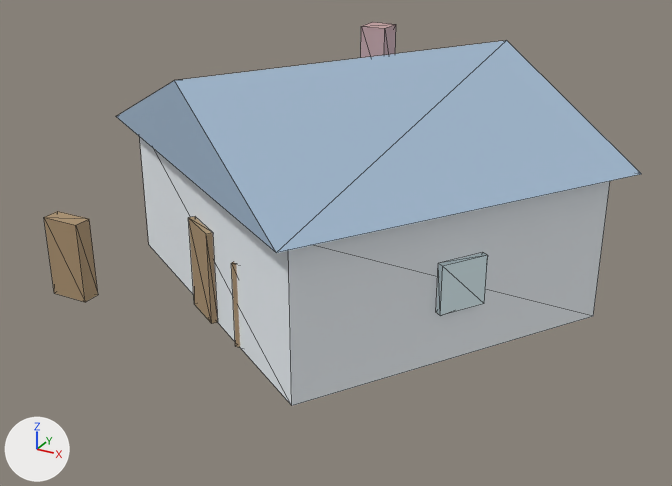
A saved change to the glTF model village/house_athena.glb.
One viewpoint serves both versions: a camera (50 mm lens) standing at (8.86, -16.93, 9.23) and looking at (-0.08, -0.67, 1.1). Arrows for +X, +Y and +Z are at lower left; the lights stay in place. The picture after the commit comes second. Mesh edges are drawn as thin lines. Where no turn or scale is listed for an object, it has been applied to the vertices.

Names of what the first picture shows: 'athena_atap.001', 'athena_cerobong.001', 'athena_dinding.001', 'athena_jendela_-1.001', 'athena_pintu.001', 'athena_rak_kanan.001', 'athena_rak_kiri.001'.
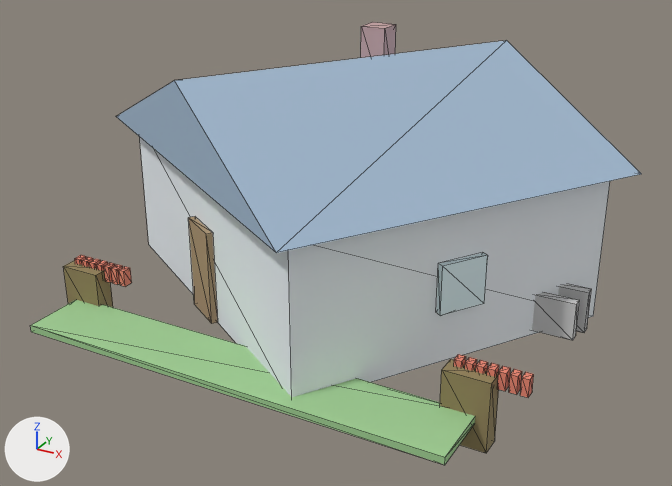
The edits, one by one:
Material 'rak' (mat_rak) changes colour from beige #ad9371 to yellow #93835a; in linear values from (0.416, 0.29, 0.165) to (0.29, 0.227, 0.102).
Material 'rumput' (mat_rumput) is new.
Its base color is (0.353, 0.62, 0.29) (green #a0ce93).
Its roughness is 0.85.
Material 'batu' (mat_batu) is new.
Its base color is (0.604, 0.604, 0.604) (light grey #cccccc).
Its roughness is 0.85.
Mesh me_cube_704 is new.
It is a box spanning x -4.5..4.5, y -0.7..0.7, z -0.08..0.08.
It uses material mat_rumput (green #a0ce93).
Mesh me_cube_703 is new.
It is a box spanning x -0.5..0.5, y -0.1..0.1, z -0.4..0.4.
It uses material mat_batu (light grey #cccccc).
Mesh me_cube_702 is new.
It is a box spanning x -0.6..0.6, y -0.1..0.1, z -0.45..0.45.
It uses material mat_batu (light grey #cccccc).
Mesh me_cube_700 is new.
It is a box spanning x -0.07..0.07, y -0.1..0.1, z -0.175..0.175.
It uses material mat_buku_d43d2a (red #eb8671).
Mesh me_cube_693 is new.
It is a box spanning x -0.45..0.45, y -0.2..0.2, z -0.7..0.7.
It uses material mat_rak (yellow #93835a).
Object 'athena_rak_kiri.001' (ob_athena_rak_kiri_001) is deleted.
Object 'athena_rak_kanan.001' (ob_athena_rak_kanan_001) is deleted.
Object 'athena_rumput.001' (ob_athena_rumput_001) is new; it shows me_cube_704.
Its location is (0.0, -4.7, 0.1).
Object 'athena_bangku_depan.001' (ob_athena_bangku_depan_001) is new; it shows me_cube_703.
Its location is (4.7, -0.5, 0.5).
Object 'athena_bangku.001' (ob_athena_bangku_001) is new; it shows me_cube_702.
Its location is (4.7, 0.0, 0.5).
Object 'athena_buku16.001' (ob_athena_buku16_001) is new; it shows me_cube_700.
Its location is (5.25, -3.78, 0.85).
Object 'athena_buku15.001' (ob_athena_buku15_001) is new; it shows a copy of me_cube_700.
Its location is (5.05, -3.78, 0.85).
Object 'athena_buku14.001' (ob_athena_buku14_001) is new; it shows a copy of me_cube_700.
Its location is (4.85, -3.78, 0.85).
Object 'athena_buku13.001' (ob_athena_buku13_001) is new; it shows a copy of me_cube_700.
Its location is (4.65, -3.78, 0.85).
Object 'athena_buku12.001' (ob_athena_buku12_001) is new; it shows a copy of me_cube_700.
Its location is (4.45, -3.78, 0.85).
Object 'athena_buku11.001' (ob_athena_buku11_001) is new; it shows a copy of me_cube_700.
Its location is (4.25, -3.78, 0.85).
Object 'athena_buku10.001' (ob_athena_buku10_001) is new; it shows a copy of me_cube_700.
Its location is (4.05, -3.78, 0.85).
Object 'athena_rak1.001' (ob_athena_rak1_001) is new; it shows me_cube_693.
Its location is (4.3, -3.9, 0.2).
Object 'athena_buku-16.001' (ob_athena_buku_16_001) is new; it shows a copy of me_cube_700.
Its location is (-3.35, -3.78, 0.85).
Object 'athena_buku-15.001' (ob_athena_buku_15_001) is new; it shows a copy of me_cube_700.
Its location is (-3.55, -3.78, 0.85).
Object 'athena_buku-14.001' (ob_athena_buku_14_001) is new; it shows a copy of me_cube_700.
Its location is (-3.75, -3.78, 0.85).
Object 'athena_buku-13.001' (ob_athena_buku_13_001) is new; it shows a copy of me_cube_700.
Its location is (-3.95, -3.78, 0.85).
Object 'athena_buku-12.001' (ob_athena_buku_12_001) is new; it shows a copy of me_cube_700.
Its location is (-4.15, -3.78, 0.85).
Object 'athena_buku-11.001' (ob_athena_buku_11_001) is new; it shows a copy of me_cube_700.
Its location is (-4.35, -3.78, 0.85).
Object 'athena_buku-10.001' (ob_athena_buku_10_001) is new; it shows a copy of me_cube_700.
Its location is (-4.55, -3.78, 0.85).
Object 'athena_rak-1.001' (ob_athena_rak_1_001) is new; it shows a copy of me_cube_693.
Its location is (-4.3, -3.9, 0.2).

Pixel boxes [x1, y1, x2, y2] of what changed, in the pictures (672 x 486 px):
'athena_rumput.001', added (green)
    after: [30, 300, 475, 465]
'athena_rak_kiri.001', deleted (beige)
    before: [44, 211, 98, 302]
'athena_rak1.001', added (yellow)
    after: [440, 359, 499, 453]
'athena_bangku_depan.001', added
    after: [532, 292, 580, 340]
'athena_rak-1.001', added (yellow)
    after: [63, 260, 113, 307]
'athena_bangku.001', added
    after: [558, 284, 592, 333]
'athena_rak_kanan.001', deleted (beige)
    before: [231, 262, 240, 347]
'athena_buku16.001', added
    after: [520, 372, 534, 398]
'athena_buku15.001', added
    after: [509, 369, 522, 394]
'athena_buku14.001', added
    after: [497, 366, 511, 391]
'athena_buku-16.001', added
    after: [119, 266, 132, 287]
'athena_buku-15.001', added
    after: [111, 264, 123, 285]
'athena_buku-14.001', added
    after: [104, 263, 115, 282]
'athena_buku13.001', added
    after: [487, 363, 499, 377]
'athena_buku11.001', added
    after: [465, 357, 477, 371]
'athena_buku10.001', added
    after: [454, 354, 466, 368]
'athena_buku12.001', added
    after: [476, 360, 488, 374]
'athena_buku-13.001', added
    after: [96, 261, 108, 271]
'athena_buku-12.001', added
    after: [89, 259, 101, 269]
'athena_buku-11.001', added
    after: [82, 257, 94, 267]
'athena_buku-10.001', added
    after: [75, 255, 86, 265]
